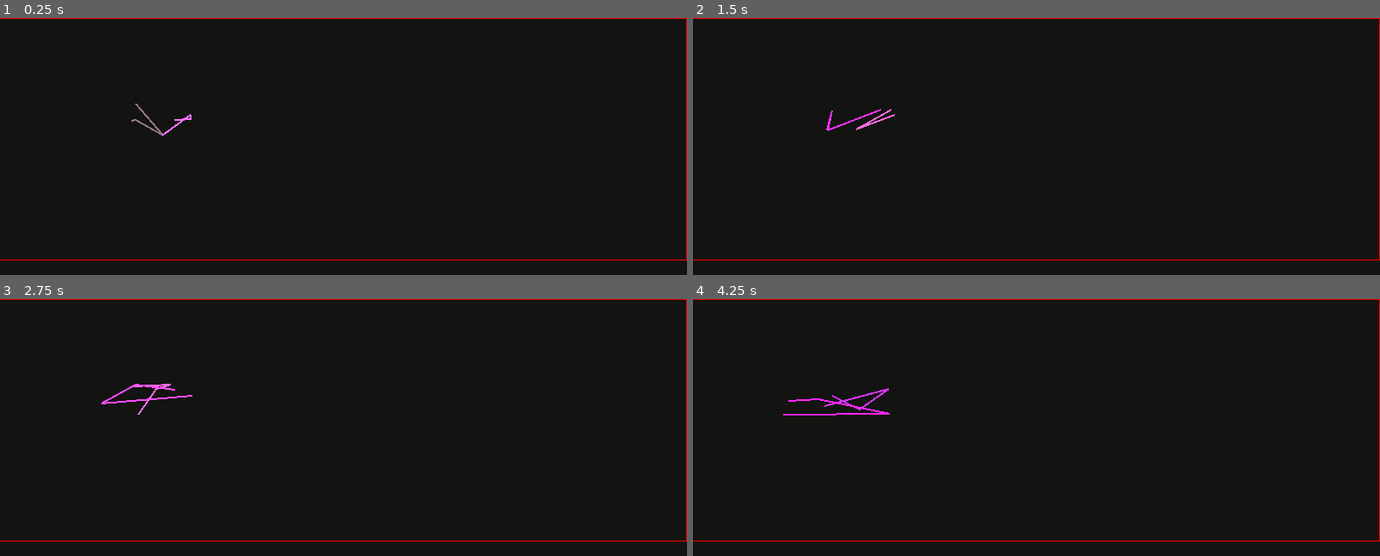
Above: before the commit, frames 1-4 (two rows, left to right).
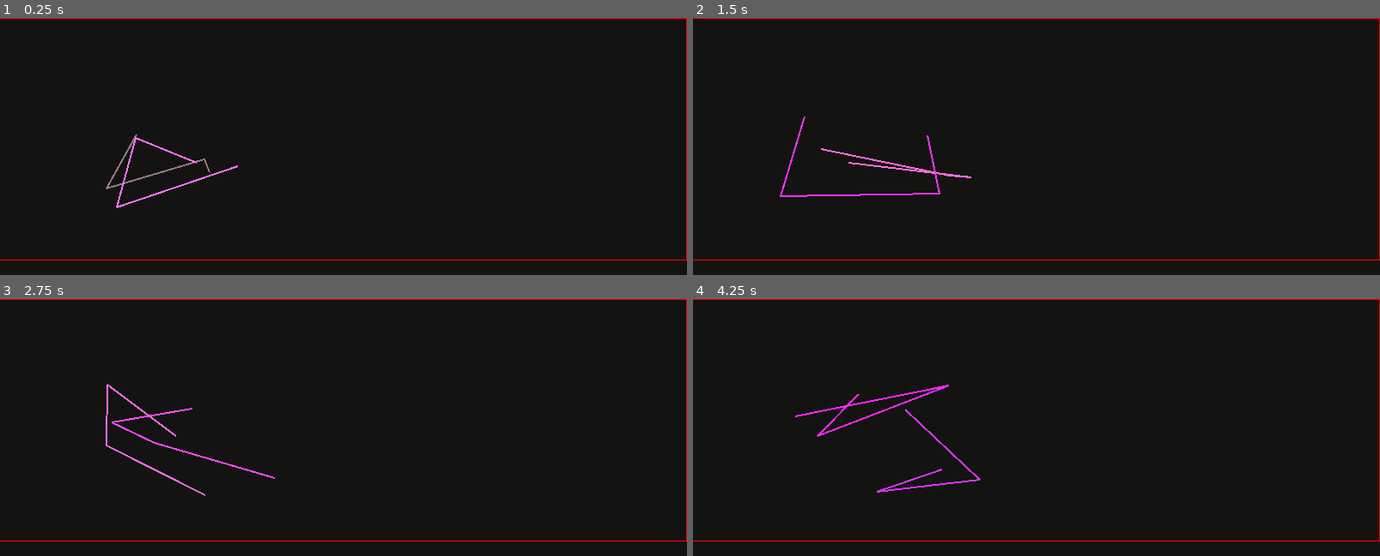
Above: after the commit, the same moments.

Repository: sustainablelab/draw-line
Game: Godot game, scene res://src/Main.tscn
The game is run twice, just before and just after one commit, with the same random seed, the same clock (stepped at 60 frames per second) and the same inputs.
Inputs:
- Up to frame 1 (0.25 s): no input
- Up to frame 2 (1.5 s): tap Enter at 0.5 s
- Up to frame 3 (2.75 s): no input
- Up to frame 4 (4.25 s): no input

The runs differ from the first frame. In frame 1, 0.5% of the frame differs, in the area x 15-35%, y 33-74%; in frame 2, 0.7%; in frame 3, 0.7%; in frame 4, 0.9%, in the area x 13-42%, y 33-76%.

Commit message:
Top of screen is PlotArea

Diff:
--- a/assets/debug_theme.tres
+++ b/assets/debug_theme.tres
@@ -10,4 +10,7 @@
 Label/constants/shadow_offset_y = 1
 Label/fonts/font = null
 Label/styles/normal = null
-Panel/styles/panel = null
+MarginContainer/constants/margin_bottom = 0
+MarginContainer/constants/margin_left = 0
+MarginContainer/constants/margin_right = 0
+MarginContainer/constants/margin_top = 0
--- a/src/Main.gd
+++ b/src/Main.gd
@@ -4,7 +4,8 @@
 onready var global_lines := Node2D.new() # Parent node to hold all lines
 
 onready var KeyPress = get_node("KeyPress")
-onready var Placeholder = get_node("Placeholder")
+onready var Placeholder = get_node("PlotArea/Placeholder")
+onready var PlotArea = get_node("PlotArea")
 
 onready var myu : Node = preload("res://src/MyUtilities.tscn").instance()
 
@@ -30,9 +31,11 @@
 	anchor_right = ANCHOR_END
 	anchor_bottom = ANCHOR_END
 
-	## Use Placeholder to push KeyPress to screen bottom
+	## Use PlotArea to push KeyPress to screen bottom
+	PlotArea.size_flags_vertical = SIZE_EXPAND_FILL
+
+	## Use Placeholder to visualize PlotArea
 	Placeholder.editor_only = false
-	Placeholder.size_flags_vertical = SIZE_EXPAND_FILL
 
 	print_tree()
 
@@ -76,7 +79,7 @@
 			randi()%0xFF+0x80  # blue
 			)
 		for _point in range(4):
-			lines[i].add_point(Vector2(randi()%142+100,randi()%42+100))
+			lines[i].add_point(Vector2(randi()%242+100,randi()%142+100))
 
 
 func new_line() -> Line2D:
--- a/src/Main.tscn
+++ b/src/Main.tscn
@@ -11,7 +11,9 @@
 "_edit_use_anchors_": false
 }
 
-[node name="Placeholder" type="ReferenceRect" parent="."]
+[node name="PlotArea" type="MarginContainer" parent="."]
+
+[node name="Placeholder" type="ReferenceRect" parent="PlotArea"]
 
 [node name="KeyPress" parent="." instance=ExtResource( 2 )]
 margin_top = 4.0
Not shown, changed: doc/README.md
